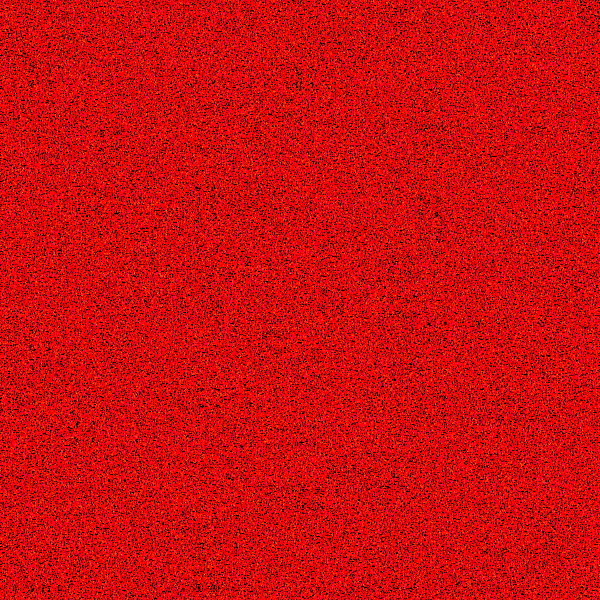
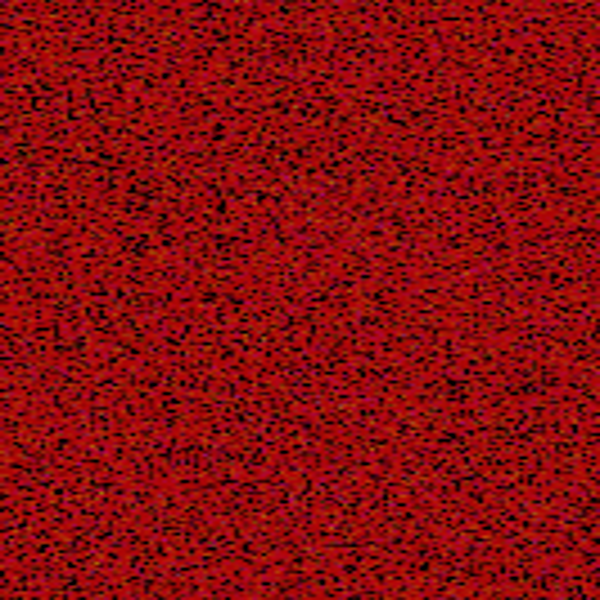
Comparing the layer stacks of the two 600 x 600 images. Changes:
added layer "Pasted Layer" above "red.jpg" over <box>0,0,600,600</box>
painted on "red.jpg" over <box>0,0,600,600</box>
